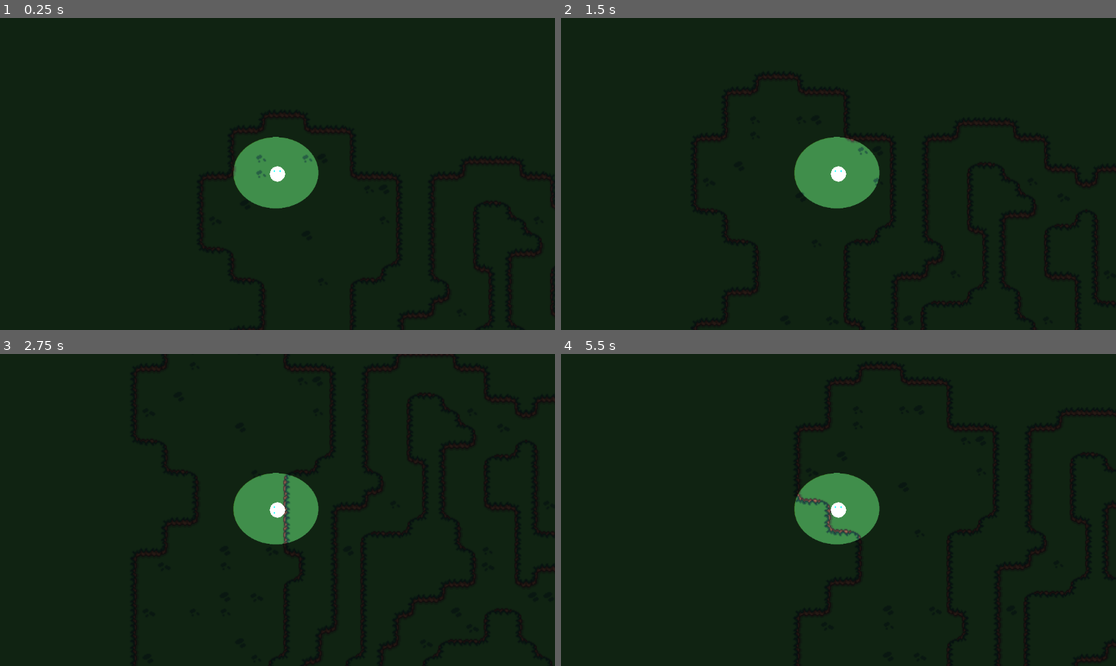
Above: before the commit, frames 1-4 (two rows, left to right).
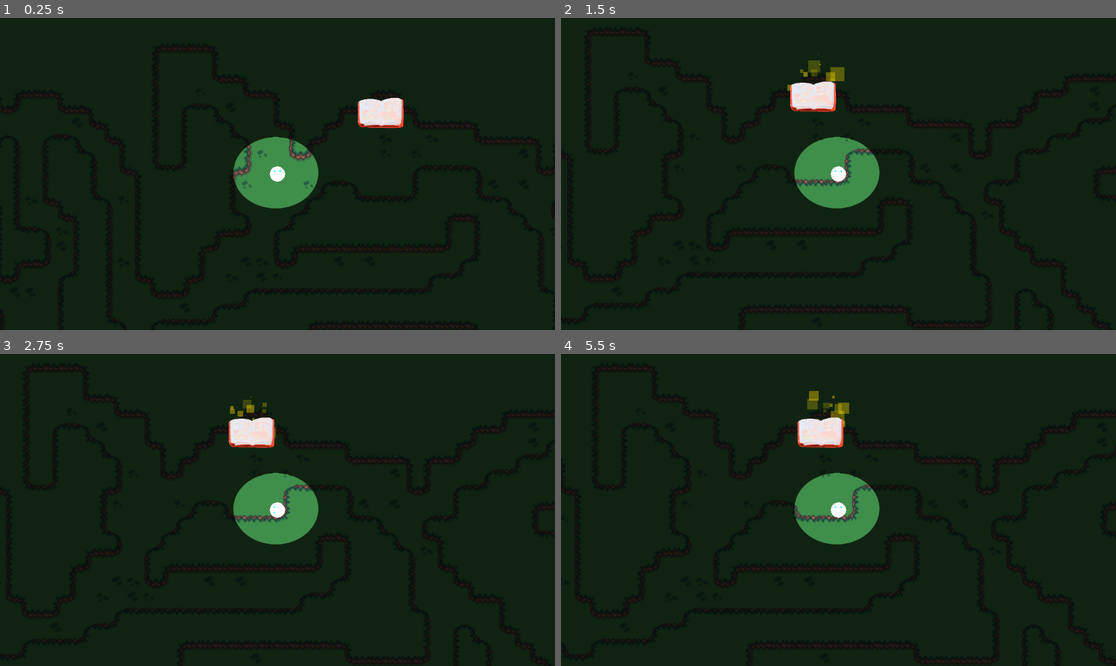
Above: after the commit, the same moments.

Repository: eliasescalante/GJ_godot_2026
Game: Godot game, scene res://src/scenes/world/Level1/level_1.tscn
The game is run twice, just before and just after one commit, with the same random seed, the same clock (stepped at 60 frames per second) and the same inputs. Sound files missing from this copy of the repository are replaced by a short silence.
Inputs:
- Up to frame 1 (0.25 s): no input
- Up to frame 2 (1.5 s): tap Enter at 0.5 s; hold Right (ui_right) 0.53-1.28 s; hold Down (ui_down) from 1.28 s (still down)
- Up to frame 3 (2.75 s): release Down (ui_down) at 2.03 s; hold Right (ui_right) from 2.03 s (still down)
- Up to frame 4 (5.5 s): release Right (ui_right) at 2.78 s; hold Up (ui_up) 2.78-3.53 s; hold Left (ui_left) 3.53-5.03 s; hold Down (ui_down) from 5.03 s (still down)

The runs differ from the first frame. In frame 1, 1.2% of the frame differs, in the area x 3-100%, y 25-100%; in frame 2, 1.4%; in frame 3, 1.3%; in frame 4, 1.7%, in the area x 11-100%, y 4-100%.

Commit message:
agrego nuevo item

Diff:
--- a/src/scenes/item/item.gd
+++ b/src/scenes/item/item.gd
@@ -3,7 +3,7 @@
 
 # --- Enumeración para el Inspector ---
 # Los nombres deben coincidir con los nombres de tus nodos Sprite2D
-enum TipoDeObjeto { ANTEOJOS, ANTEOJOS_ROTO, BOTELLA, BOTELLA_ROTA, PELOTA, PELOTA_ROTA }
+enum TipoDeObjeto { ANTEOJOS, ANTEOJOS_ROTO, BOTELLA, BOTELLA_ROTA, PELOTA, PELOTA_ROTA, LIBRO, LIBRO_ROTO}
 
 @export_group("Configuración Visual")
 ## Selecciona qué objeto es esta instancia
@@ -24,7 +24,9 @@
 	TipoDeObjeto.BOTELLA: $botella,
 	TipoDeObjeto.BOTELLA_ROTA: $botella_rota,
 	TipoDeObjeto.PELOTA: $pelota,
-	TipoDeObjeto.PELOTA_ROTA: $pelota_rota
+	TipoDeObjeto.PELOTA_ROTA: $pelota_rota,
+	TipoDeObjeto.LIBRO : $libro,
+	TipoDeObjeto.LIBRO_ROTO : $libro_roto
 }
 
 # --- Estado ---
--- a/src/scenes/item/item.tscn
+++ b/src/scenes/item/item.tscn
@@ -2,6 +2,7 @@
 
 [ext_resource type="Script" uid="uid://cwxhxrewl8udx" path="res://src/scenes/item/item.gd" id="1_item"]
 [ext_resource type="Texture2D" uid="uid://cf48apeoouvmn" path="res://src/assets/las cosas.png" id="2_j5quk"]
+[ext_resource type="Texture2D" uid="uid://dsot76bf5jktt" path="res://src/assets/libros.png" id="3_bpqc0"]
 
 [sub_resource type="RectangleShape2D" id="RectangleShape2D_item"]
 size = Vector2(23, 11)
@@ -86,3 +87,19 @@
 texture = ExtResource("2_j5quk")
 region_enabled = true
 region_rect = Rect2(1909.0703, 28.740509, 235.38208, 464.48755)
+
+[node name="libro" type="Sprite2D" parent="." unique_id=473052067]
+visible = false
+position = Vector2(2.3841858e-07, 4)
+scale = Vector2(0.09615385, 0.080474935)
+texture = ExtResource("3_bpqc0")
+region_enabled = true
+region_rect = Rect2(735.2976, 47.571106, 530.39465, 414.27267)
+
+[node name="libro_roto" type="Sprite2D" parent="." unique_id=891914500]
+visible = false
+position = Vector2(2.3841858e-07, 4)
+scale = Vector2(0.09615385, 0.080474935)
+texture = ExtResource("3_bpqc0")
+region_enabled = true
+region_rect = Rect2(120.16545, 38.155792, 527.25616, 433.10327)
--- a/src/scenes/world/Level1/level_1.tscn
+++ b/src/scenes/world/Level1/level_1.tscn
@@ -15,13 +15,15 @@
 modulate = Color(0.25390625, 0.25390625, 0.25390625, 1)
 
 [node name="Player" parent="." unique_id=2066801081 instance=ExtResource("2_35war")]
-position = Vector2(73, 56)
+position = Vector2(680, 173)
 SPEED = 200.0
+metadata/_edit_group_ = true
 
 [node name="PointLight2D" type="PointLight2D" parent="Player" unique_id=1926908656]
 energy = 3.09
 texture = ExtResource("3_6l7c0")
 texture_scale = 0.3
+height = 124.0
 
 [node name="Items" type="Node2D" parent="." unique_id=162860507]
 
@@ -36,9 +38,13 @@
 position = Vector2(530, 477)
 objeto_a_mostrar = 4
 
+[node name="Item4" parent="Items" unique_id=1688573214 instance=ExtResource("3_ssvh6")]
+position = Vector2(787, 106)
+objeto_a_mostrar = 6
+
 [node name="Area2D" type="Area2D" parent="." unique_id=541191605]
 position = Vector2(922, 556)
 
 [node name="CollisionShape2D" type="CollisionShape2D" parent="Area2D" unique_id=1983440502]
-position = Vector2(289, 368)
+position = Vector2(426, 345)
 shape = SubResource("CircleShape2D_ssvh6")
Binary file added: src/assets/libros.png
Not shown, added: src/assets/libros.png.import
